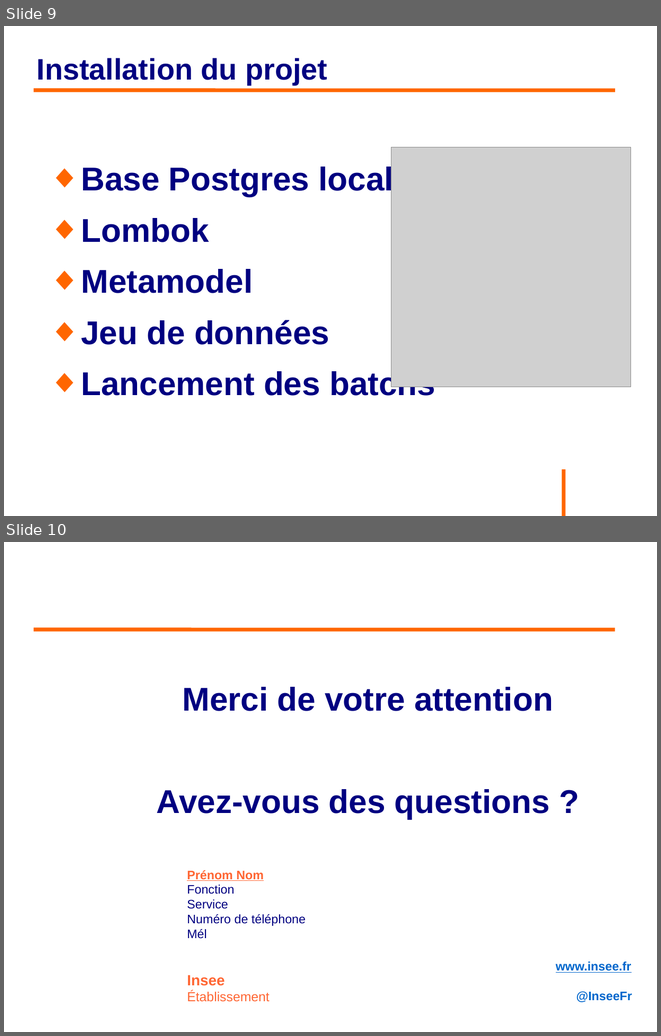
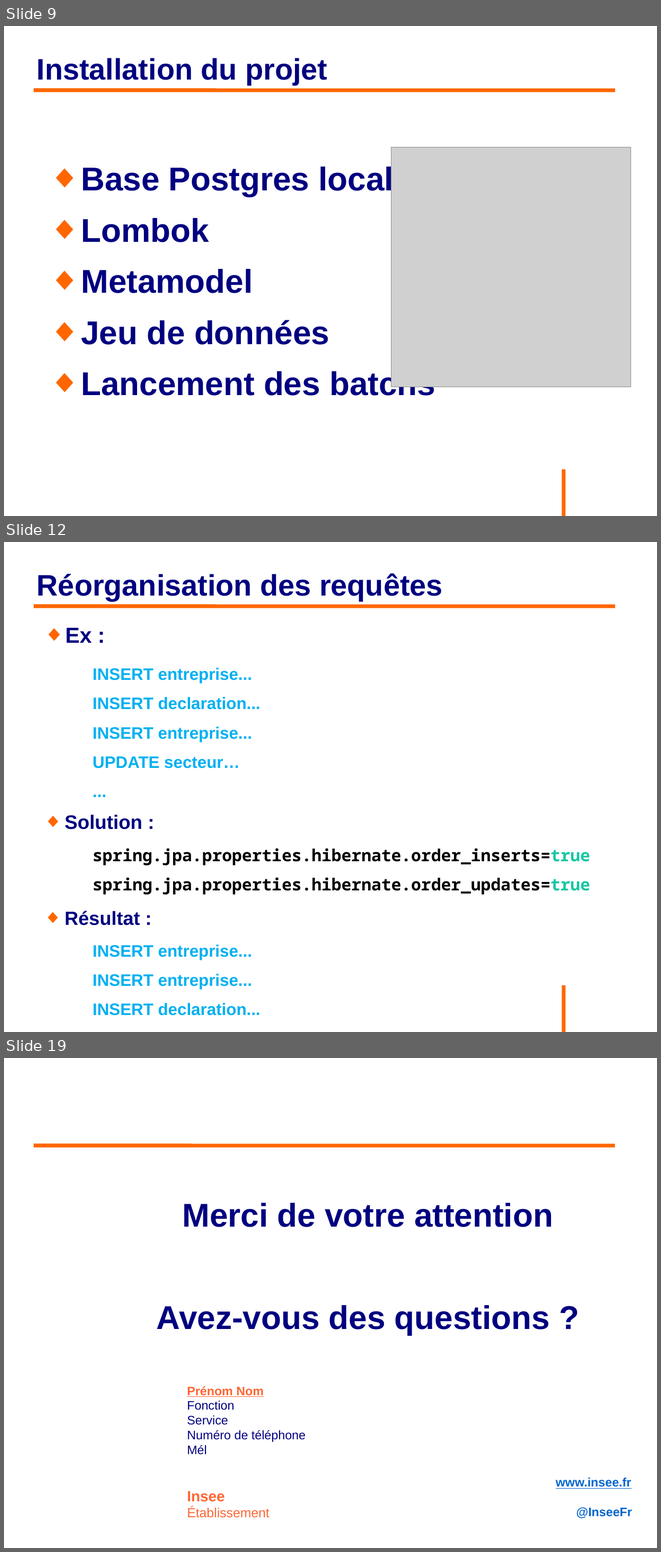
Before and after one commit to philphils/formation-hibernate-avancee, a slide deck: Documentation/diapo_formation_hibernate_avancee.odp. Shown one above the other, each under a label of ours: slides 9 and 10 before the commit, slides 9, 12 and 19 after it; the slides between them are not shown. The pictures are 661x1036 and 661x1552 pixels, drawn with LibreOffice and Linux fonts; fonts in the diff are those of the drawing; grey boxes stand for pictures; background and template pictures are left out. Boxes give left, top, right and bottom in pixels: in the first picture for what was removed or moved away, otherwise in the second. Text is boxed around its words. In the diff, an @@ line names an element or a change of style, - is before the commit and + after.

```diff
--- a/Documentation/diapo_formation_hibernate_avancee.odp
+++ b/Documentation/diapo_formation_hibernate_avancee.odp
@@ slide 12 added at [4, 542, 657, 1032], background #FFFFFF; not listed: 1 template element that a slide beside it also shows @@
@@ title added at [37, 573, 443, 601], 36 pt, text #000080, bold @@
+Réorganisation des requêtes
@@ line added from (34, 606) to (616, 606), #FF6600 4.54 pt @@
@@ text added at [64, 627, 590, 1015], 20.1 pt, text #00B0F0, bold @@
+◆ Ex :
+  INSERT entreprise...
+  INSERT declaration...
+  INSERT entreprise...
+  UPDATE secteur…
+  ...
+◆ Solution :
+  spring.jpa.properties.hibernate.order_inserts=true
+  spring.jpa.properties.hibernate.order_updates=true
+◆ Résultat :
+  INSERT entreprise...
+  INSERT entreprise...
+  INSERT declaration...
+  UPDATE secteur…
+  ...
@@ what was slide 10 is now slide 19 @@
```
Also in this commit, not shown: 8 other slides added.
